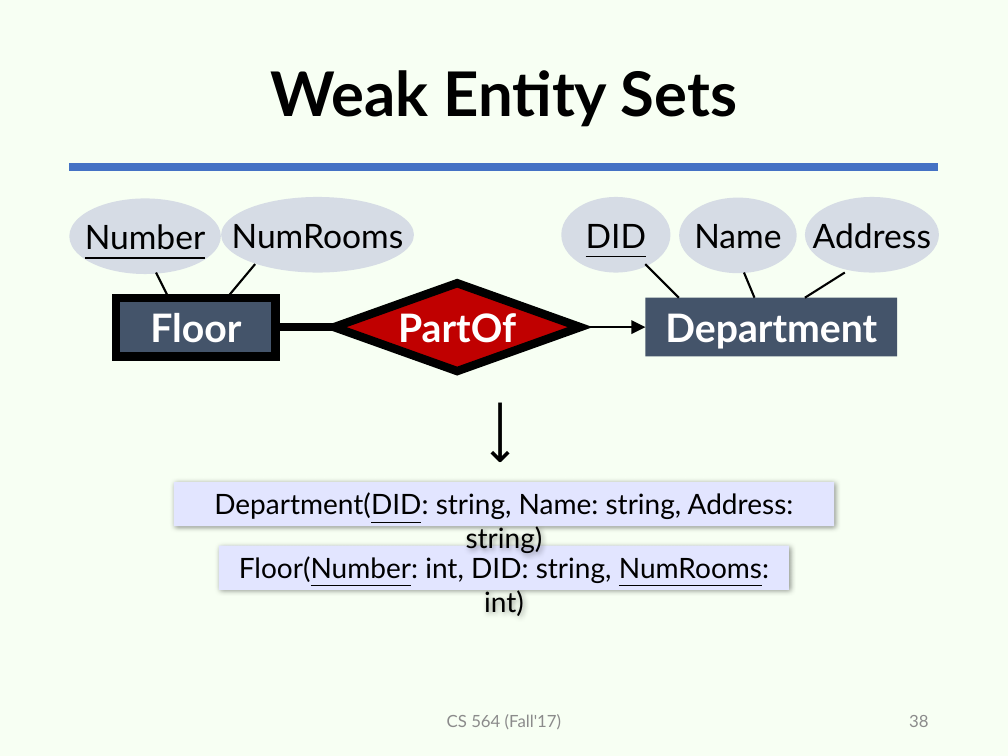
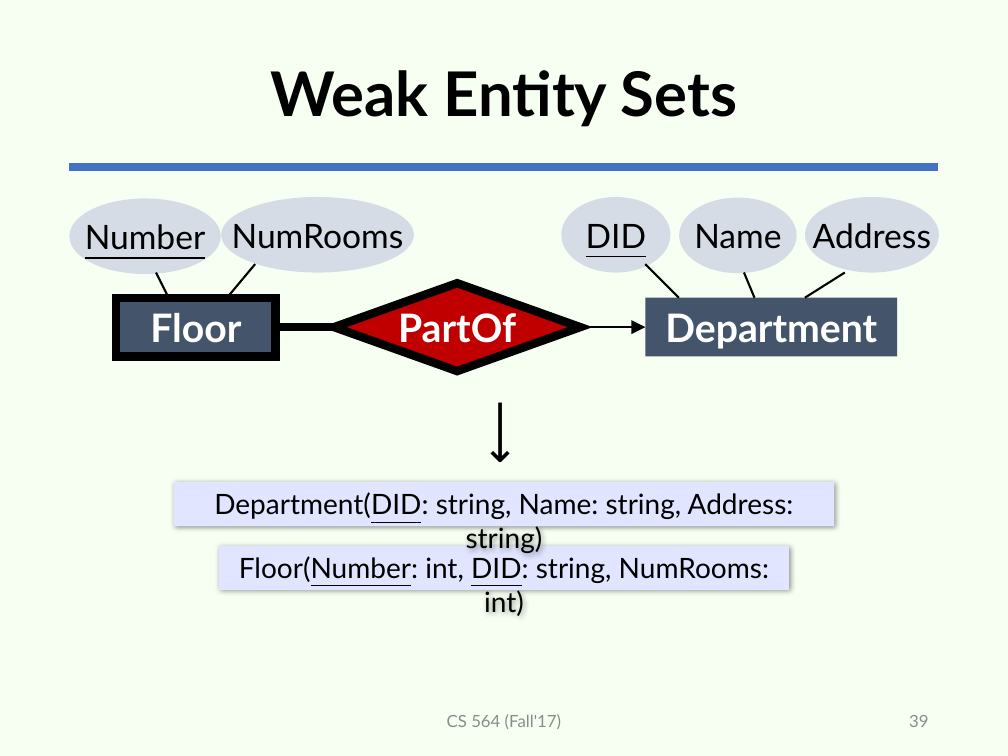
Before and after one commit to adelaneh/adelaneh.github.io, a slide deck: slide 39 of cs564_fall17/slides/lecture3-relationalmodel.pptx (slide 38 before the commit). Drawn at 1008x756 pixels with LibreOffice and Linux fonts; fonts in the diff are those of the drawing. Boxes give left, top, right and bottom in pixels: in the first picture for what was removed or moved away, otherwise in the second. Text is boxed around its words. In the diff, an @@ line names an element or a change of style, - is before the commit and + after.

```diff
--- a/cs564_fall17/slides/lecture3-relationalmodel.pptx
+++ b/cs564_fall17/slides/lecture3-relationalmodel.pptx
@@ rectangle "Floor(Number: int, DID: string, NumRooms: ..." at bbox=[219, 545, 789, 590]: underline on in "DID:"; underline off in "NumRooms:" @@
@@ page number at bbox=[909, 715, 928, 727]: text changed @@
-38
+39
```
Also in this commit, not shown: 1 slide added.
